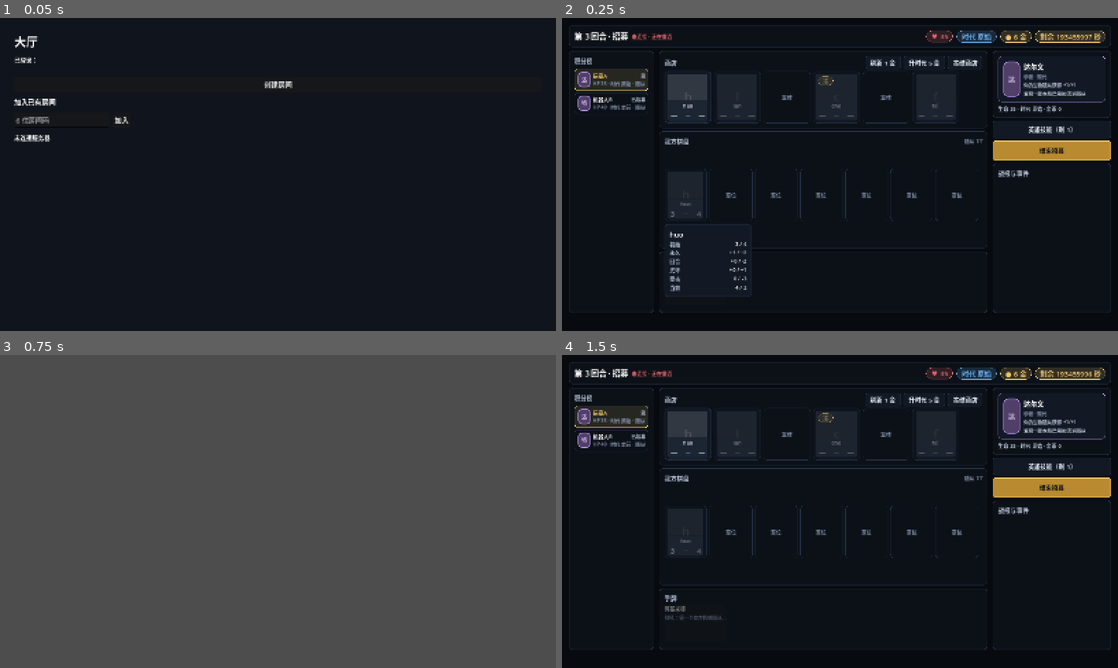
Above: before the commit, frames 1-4 (two rows, left to right).
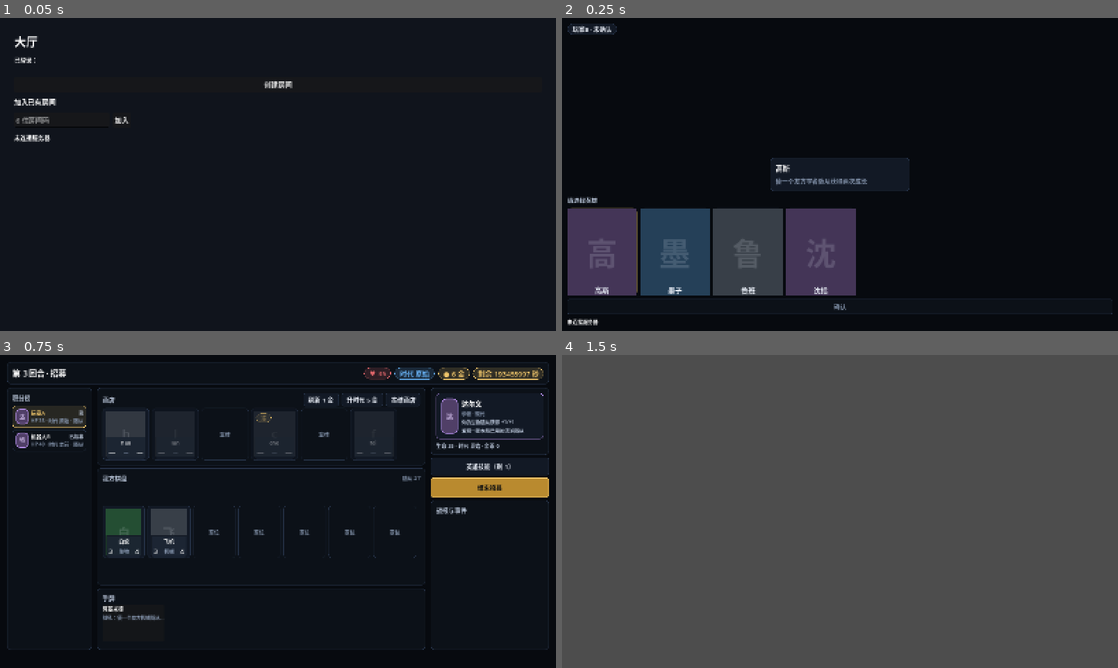
Above: after the commit, the same moments.

Repository: gaoddy/civilization
Game: Godot game, scene res://tests/ui_smoke.tscn
Same seed, same stepped clock (60 frames per second), same inputs: the game is played once before the commit and once after it. This scene is started directly instead of the project's main scene.
Inputs:
- Up to frame 1 (0.05 s): no input
- Up to frame 2 (0.25 s): no input
- Up to frame 3 (0.75 s): click "刷新 1 金" at 0.5 s
- Up to frame 4 (1.5 s): click "升时代 5 金" at 1.25 s

Frame 1 is identical in both runs. In frame 2, 27% of the frame differs, in the area x 1-99%, y 1-99%; in frame 3, 99%; in frame 4, 99%, in the area x 0-100%, y 0-100%.

Commit message:
fix(client): 选英雄页订阅连接状态、浮层放行鼠标并支持点空关闭
- 断线不再依赖 RoomUpdate 才刷新，确认按钮立刻禁用并提示未连接
- 技能浮层及其子节点全部忽略鼠标，不再挡住候选卡与确认按钮
- 新增铺满全屏的空白层，点浮层外关闭选中
- 已确认时以服务端的 heroCardId 覆盖本地选中态，避免多端不一致
- 确认被拒后重算按钮状态；浮层改为双向生长真正居中；卡面封面铺满
- 冒烟补断线、浮层不拦截鼠标、点空白关闭三组断言

Co-Authored-By: Claude Code <noreply@anthropic.com>

Diff:
--- a/client/scenes/room.gd
+++ b/client/scenes/room.gd
@@ -10,6 +10,7 @@
 var _candidates: HFlowContainer
 var _confirm: Button
 var _status: Label
+var _dismiss: Control
 var _skill_layer: Control
 var _skill_panel: VBoxContainer
 
@@ -22,6 +23,9 @@
     GameStore.game_started.connect(_on_game_started)
     GameStore.view_changed.connect(_on_view_changed)
     GameStore.error_received.connect(_on_error)
+    # 断线不产生房间或视图消息：直接订阅连接状态，否则「未连接」永远不刷新。
+    Net.connected.connect(_sync_state)
+    Net.disconnected.connect(_sync_state)
     _refresh()
 
 
@@ -29,27 +33,45 @@
     var background := ColorRect.new()
     background.color = UITheme.color("color-bg")
     background.set_anchors_preset(Control.PRESET_FULL_RECT)
+    background.mouse_filter = Control.MOUSE_FILTER_IGNORE
     add_child(background)
+
+    # 点浮层外的空白关闭选中：铺满全屏、位于内容之下，候选卡仍然优先接收点击。
+    _dismiss = Control.new()
+    _dismiss.name = "SkillDismissLayer"
+    _dismiss.set_anchors_preset(Control.PRESET_FULL_RECT)
+    _dismiss.mouse_filter = Control.MOUSE_FILTER_STOP
+    _dismiss.visible = false
+    _dismiss.gui_input.connect(_on_dismiss_input)
+    add_child(_dismiss)
 
     var root := VBoxContainer.new()
     root.add_theme_constant_override("separation", UITheme.space("space-md"))
+    # 页面容器一律放行鼠标：空白处的点击要落到 `SkillDismissLayer`，候选卡自己处理点击。
+    root.mouse_filter = Control.MOUSE_FILTER_IGNORE
     var margin := UI.margin(root, UITheme.space("space-lg"))
     margin.set_anchors_preset(Control.PRESET_FULL_RECT)
+    margin.mouse_filter = Control.MOUSE_FILTER_IGNORE
     add_child(margin)
 
     _others = HBoxContainer.new()
     _others.name = "OtherPlayers"
+    _others.mouse_filter = Control.MOUSE_FILTER_IGNORE
     _others.add_theme_constant_override("separation", UITheme.space("space-md"))
     root.add_child(_others)
 
     var spacer := Control.new()
     spacer.size_flags_vertical = Control.SIZE_EXPAND_FILL
+    spacer.mouse_filter = Control.MOUSE_FILTER_IGNORE
     root.add_child(spacer)
 
-    root.add_child(UI.section_title("请选择英雄"))
+    var title := UI.section_title("请选择英雄")
+    title.mouse_filter = Control.MOUSE_FILTER_IGNORE
+    root.add_child(title)
 
     _candidates = HFlowContainer.new()
     _candidates.name = "HeroCandidates"
+    _candidates.mouse_filter = Control.MOUSE_FILTER_IGNORE
     _candidates.add_theme_constant_override("h_separation", UITheme.space("space-md"))
     _candidates.add_theme_constant_override("v_separation", UITheme.space("space-md"))
     root.add_child(_candidates)
@@ -67,6 +89,7 @@
 
 
 func _build_skill_layer() -> void:
+    # 视觉层在最上层但整体忽略鼠标：浮层不得挡住候选卡与确认按钮。
     _skill_layer = Control.new()
     _skill_layer.name = "SkillLayer"
     _skill_layer.set_anchors_preset(Control.PRESET_FULL_RECT)
@@ -75,21 +98,28 @@
     add_child(_skill_layer)
 
     var panel := UI.card_panel("raised")
+    panel.mouse_filter = Control.MOUSE_FILTER_IGNORE
+    panel.name = "SkillPanel"
     panel.set_anchors_preset(Control.PRESET_CENTER)
     panel.custom_minimum_size = Vector2(320, 0)
+    # 居中预设按控件当前位置摆放；尺寸由内容撑开时向两侧生长才是真正居中。
+    panel.grow_horizontal = Control.GROW_DIRECTION_BOTH
+    panel.grow_vertical = Control.GROW_DIRECTION_BOTH
     _skill_layer.add_child(panel)
 
     _skill_panel = VBoxContainer.new()
+    _skill_panel.mouse_filter = Control.MOUSE_FILTER_IGNORE
     _skill_panel.add_theme_constant_override("separation", UITheme.space("space-sm"))
     panel.add_child(_skill_panel)
 
 
 func _refresh() -> void:
-    # 重连或晚到的 RoomUpdate：已确认时用服务端记下的英雄恢复选中态，再重绘。
-    if _selected_hero == "" and _is_confirmed():
+    # 重连或晚到的 RoomUpdate：以服务端的已选英雄为准，避免多端不一致。
+    if _is_confirmed():
         _selected_hero = GameStore.my_hero_id()
     _render_others()
     _render_candidates()
+    _show_skill(_selected_hero)
     _sync_state()
 
 
@@ -139,6 +169,8 @@
     card.mouse_filter = Control.MOUSE_FILTER_STOP
 
     var box := UITheme.panel_style("raised")
+    # 封面要铺满整张卡：面板样式默认带 `space-lg` 内边距，会把封面缩进一圈。
+    box.set_content_margin_all(0)
     if hero_id == _selected_hero:
         box.border_color = UITheme.color("color-accent")
         box.set_border_width_all(2)
@@ -190,16 +222,31 @@
     if _is_confirmed():
         return
     if _selected_hero == hero_id:
-        _selected_hero = ""
+        _select("")
     else:
-        _selected_hero = hero_id
+        _select(hero_id)
+
+
+## 点浮层以外的空白：取消选中并收起浮层。
+func _on_dismiss_input(event: InputEvent) -> void:
+    if not (event is InputEventMouseButton):
+        return
+    var mouse := event as InputEventMouseButton
+    if mouse.pressed and mouse.button_index == MOUSE_BUTTON_LEFT:
+        _select("")
+
+
+## 切换选中态：重绘候选卡、换浮层内容并刷新按钮可用性。
+func _select(hero_id: String) -> void:
+    _selected_hero = hero_id
     _render_candidates()
-    _show_skill(hero_id if _selected_hero == hero_id else "")
+    _show_skill(hero_id)
     _sync_state()
 
 
 func _show_skill(hero_id: String) -> void:
     UI.clear(_skill_panel)
+    _dismiss.visible = hero_id != ""
     if hero_id == "":
         _skill_layer.visible = false
         return
@@ -270,12 +317,16 @@
 
 func _on_error() -> void:
     var code := str(GameStore.last_error.get("code", ""))
-    _status.text = UI.error_text(code)
-    _status.tooltip_text = str(GameStore.last_error.get("message", ""))
     match _error_route(code):
         "lobby":
             GameStore.reset_room()
             UI.navigate(self, "res://scenes/lobby.tscn")
+            return
         "login":
             GameStore.reset_session()
             UI.navigate(self, "res://scenes/login.tscn")
+            return
+    _status.text = UI.error_text(code)
+    _status.tooltip_text = str(GameStore.last_error.get("message", ""))
+    # 请求被拒时没有新的 RoomUpdate：按当前状态重算按钮，否则会一直停在禁用。
+    _sync_state()
--- a/client/tests/ui_smoke.gd
+++ b/client/tests/ui_smoke.gd
@@ -292,7 +292,46 @@
         _expect(confirm.disabled, "未连接时确认按钮必须禁用")
         _expect(str(status.text).contains("未连接"), "未连接时状态行应提示，实际：%s" % status.text)
 
-    instance.queue_free()
+        # 浮层整体不得拦截鼠标：它盖在候选行与确认按钮之上，一旦拦截就再也改不了选。
+        _expect(not _blocks_mouse(layer), "技能浮层及其子节点不得拦截鼠标点击")
+        # 点浮层以外的空白关闭选中。
+        var dismiss := instance.find_child("SkillDismissLayer", true, false)
+        _expect(dismiss != null and dismiss.visible, "选中后应出现关闭浮层的空白层")
+        if dismiss != null:
+            dismiss.emit_signal("gui_input", _press_event())
+            await get_tree().process_frame
+            _expect(not layer.visible, "点浮层外空白应关闭技能浮层")
+
+    instance.queue_free()
+
+    # 断线要立刻反映到页面上：连接信号不经过 RoomUpdate，页面必须自己订阅。
+    _fake_connect()
+    GameStore.room_players = [
+        {"playerId": "p0", "displayName": "玩家A", "ready": false, "isHost": true,
+         "heroCardId": null, "heroCandidates": ["gauss", "mozi", "luban", "shenkuo"]},
+        {"playerId": "p1", "displayName": "玩家B", "ready": false, "isHost": false,
+         "heroCardId": null, "heroCandidates": null},
+    ]
+    var online := await _check_scene("res://scenes/room.tscn", false)
+    if online != null:
+        var online_cards := online.find_child("HeroCandidates", true, false)
+        var online_confirm := online.find_child("ConfirmButton", true, false)
+        var online_status := online.find_child("StatusLabel", true, false)
+        if online_cards != null and online_cards.get_child_count() > 0:
+            online_cards.get_child(0).emit_signal("gui_input", _press_event())
+            await get_tree().process_frame
+            _expect(online_confirm != null and not online_confirm.disabled,
+                "已连接并选中后可确认")
+            # 断线时 `Net` 先清掉连接再发信号，页面必须据此立刻重算状态。
+            _fake_disconnect()
+            Net.disconnected.emit()
+            await get_tree().process_frame
+            _expect(online_confirm != null and online_confirm.disabled,
+                "断线后确认按钮必须立刻禁用")
+            _expect(online_status != null and str(online_status.text).contains("未连接"),
+                "断线后状态行应立刻提示未连接，实际：%s" % (str(online_status.text) if online_status != null else ""))
+        online.queue_free()
+    _fake_disconnect()
 
     # 已确认：候选卡锁定且不再响应点击，确认按钮禁用并标「已确认」。
     GameStore.room_players = [
@@ -326,6 +365,16 @@
     event.button_index = MOUSE_BUTTON_LEFT
     event.pressed = true
     return event
+
+
+## 递归检查控件树里是否有会拦截鼠标（STOP）的节点。
+func _blocks_mouse(node: Node) -> bool:
+    if node is Control and (node as Control).mouse_filter == Control.MOUSE_FILTER_STOP:
+        return true
+    for child in node.get_children():
+        if _blocks_mouse(child):
+            return true
+    return false
 
 
 func _check_game() -> void:
